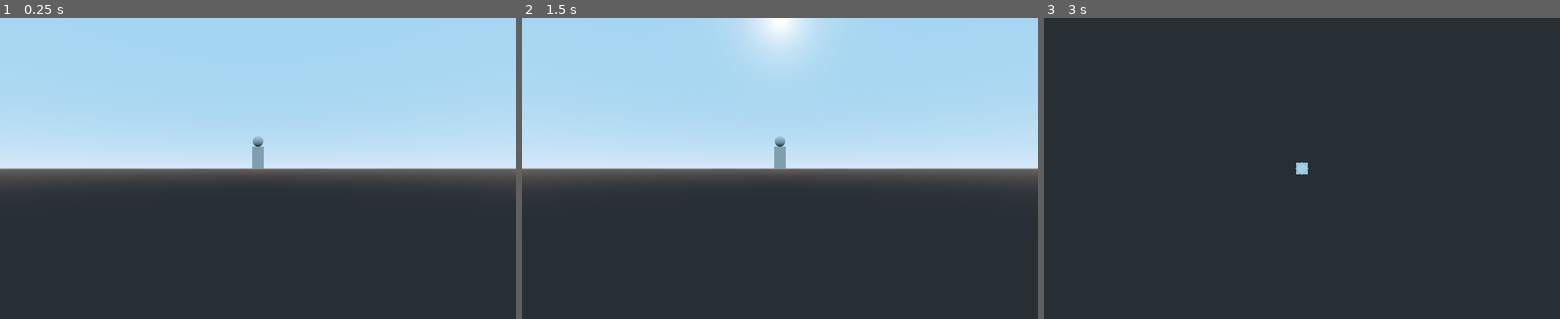
Above: before the commit, frames 1-3 (left to right).
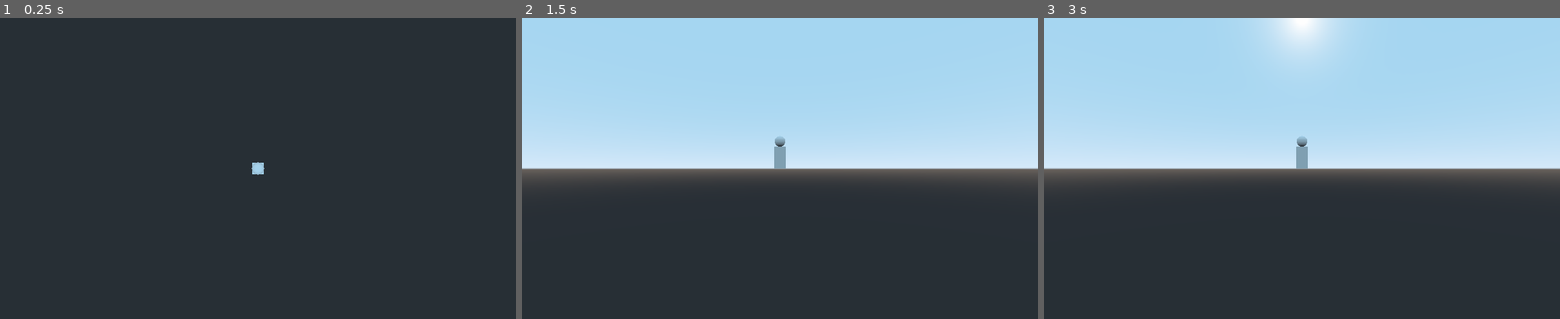
Above: after the commit, the same moments.

Repository: xofoxxy/MixAndGameJam2-ThisTimeIt-sPersonal
Game: Godot game, scene res://Player.tscn
Two runs of this game, one before a commit and one after it. Both use one fixed random seed, a clock stepped at 60 frames per second and the inputs below. This scene is started directly instead of the project's main scene.
Inputs:
- Up to frame 1 (0.25 s): no input
- Up to frame 2 (1.5 s): tap Enter at 0.5 s; hold Space (DimensionShift) 0.53-1.28 s; tap Space (DimensionShift) at 1.35 s
- Up to frame 3 (3 s): tap Enter at 2 s; hold Space (DimensionShift) 2.03-2.78 s; tap Space (DimensionShift) at 2.85 s

The runs differ from the first frame. In frame 1, 54% of the frame differs, in the area x 0-100%, y 0-55%; in frame 2, 1.6%; in frame 3, 54%.

Commit message:
Figured out which dimensions were which

Diff:
--- a/Player.gd
+++ b/Player.gd
@@ -1,15 +1,19 @@
 extends KinematicBody
-onready var cam1 = get_node("Camera")
-onready var cam2 = get_node("Camera2")
-onready var cam3 = get_node("Camera3")
+onready var camYZ = get_node("Cam_YZ")
+onready var camXY = get_node("Cam_XY")
+onready var camXZ = get_node("Cam_XZ")
 var currentCam : int = 1
+
+# 1 is cam XY
+# 2 is cam XZ
+# 3 is cam YZ
 # Declare member variables here. Examples:
 # var a = 2
 # var b = "text"
 
 # Called when the node enters the scene tree for the first time.
 func _ready():
-	pass # Replace with function body.
+	camXY.make_current()
 
 # Called every frame. 'delta' is the elapsed time since the previous frame.
 #func _process(delta):
@@ -18,11 +22,15 @@
 func _input(event):
 	if event.is_action_pressed("DimensionShift"):
 		currentCam = currentCam + 1
+		print("Current Cam is: " + str(currentCam))
 		match currentCam:
 			2:
-				cam2.make_current()
+				camXZ.make_current()
+				print("dimension XZ")
 			3:
-				cam3.make_current()
+				camYZ.make_current()
+				print("dimension YZ")
 			4:
 				currentCam = 1
-				cam1.make_current()
+				camXY.make_current()
+				print("dimension XY")
--- a/Player.tscn
+++ b/Player.tscn
@@ -18,11 +18,11 @@
 transform = Transform( 1, 0, 0, 0, -4.37114e-008, -1, 0, 1, -4.37114e-008, 0, 0.75, 0 )
 shape = SubResource( 1 )
 
-[node name="Camera" type="Camera" parent="."]
-transform = Transform( -4.37114e-008, 0, 1, 0, 1, 0, -1, 0, -4.37114e-008, 10, 0, 0 )
-
-[node name="Camera2" type="Camera" parent="."]
+[node name="Cam_XY" type="Camera" parent="."]
 transform = Transform( 1, 0, 0, 0, -4.37114e-008, 1, 0, -1, -4.37114e-008, 0, 10, 0 )
 
-[node name="Camera3" type="Camera" parent="."]
+[node name="Cam_XZ" type="Camera" parent="."]
 transform = Transform( 1, 0, 0, 0, 1, 0, 0, 0, 1, 0, 0, 10 )
+
+[node name="Cam_YZ" type="Camera" parent="."]
+transform = Transform( -4.37114e-008, 0, 1, 0, 1, 0, -1, 0, -4.37114e-008, 10, 0, 0 )
